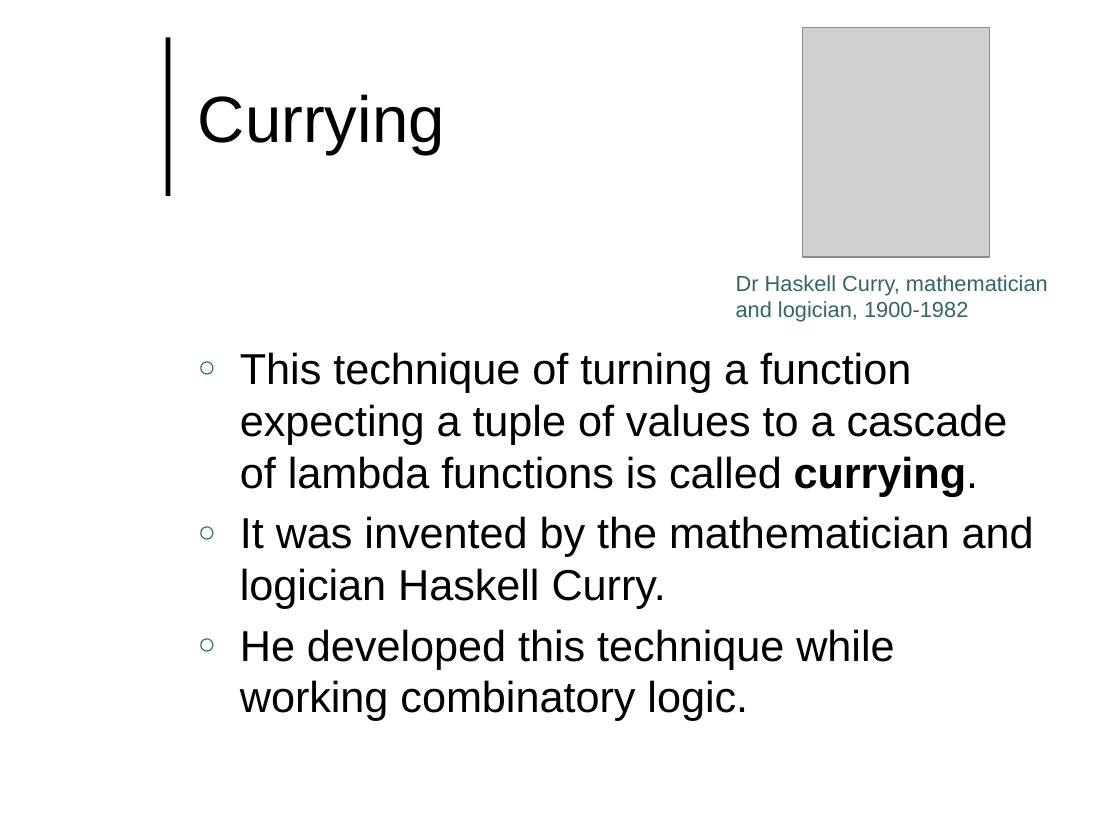
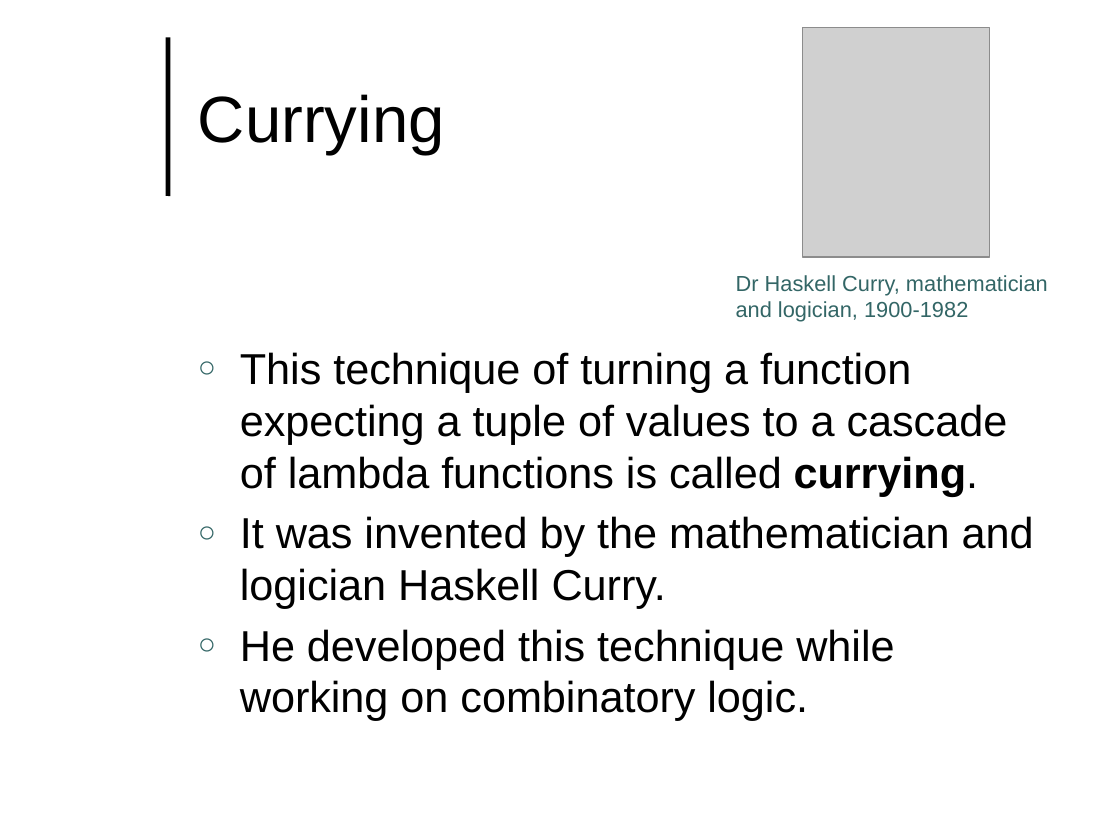
Before and after one commit to lutzhamel/CSC493, a slide deck: slide 6 of notes/csc493-ln013.pptx. Drawn at 1120x840 pixels with LibreOffice and Linux fonts; fonts in the diff are those of the drawing; grey boxes stand for pictures; background and template pictures are left out. Boxes give left, top, right and bottom in pixels: in the first picture for what was removed or moved away, otherwise in the second. Text is boxed around its words. In the diff, an @@ line names an element or a change of style, - is before the commit and + after.

```diff
--- a/notes/csc493-ln013.pptx
+++ b/notes/csc493-ln013.pptx
@@ text at (240,629,894,721): text changed @@
-○ He developed this technique while working combinatory logic.
+○ He developed this technique while working on combinatory logic.
```
Also in this commit, not shown: 1 other file.
